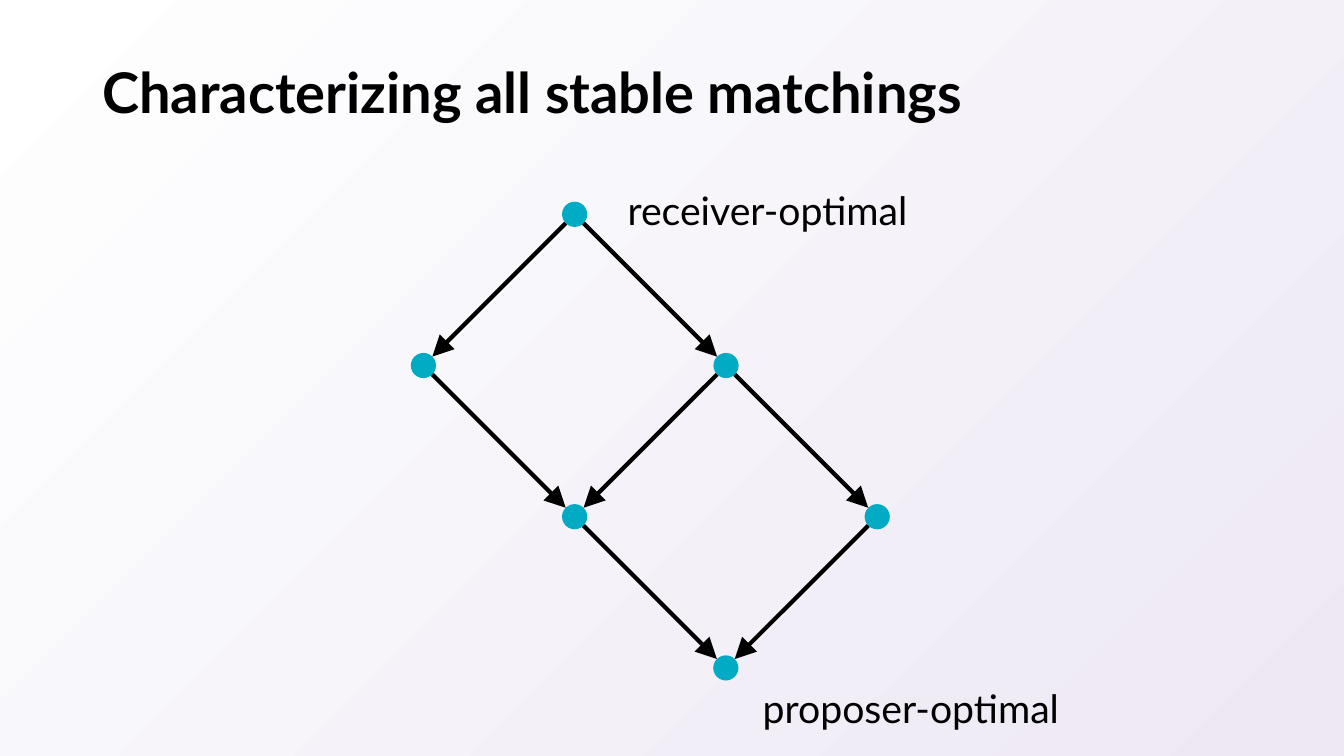
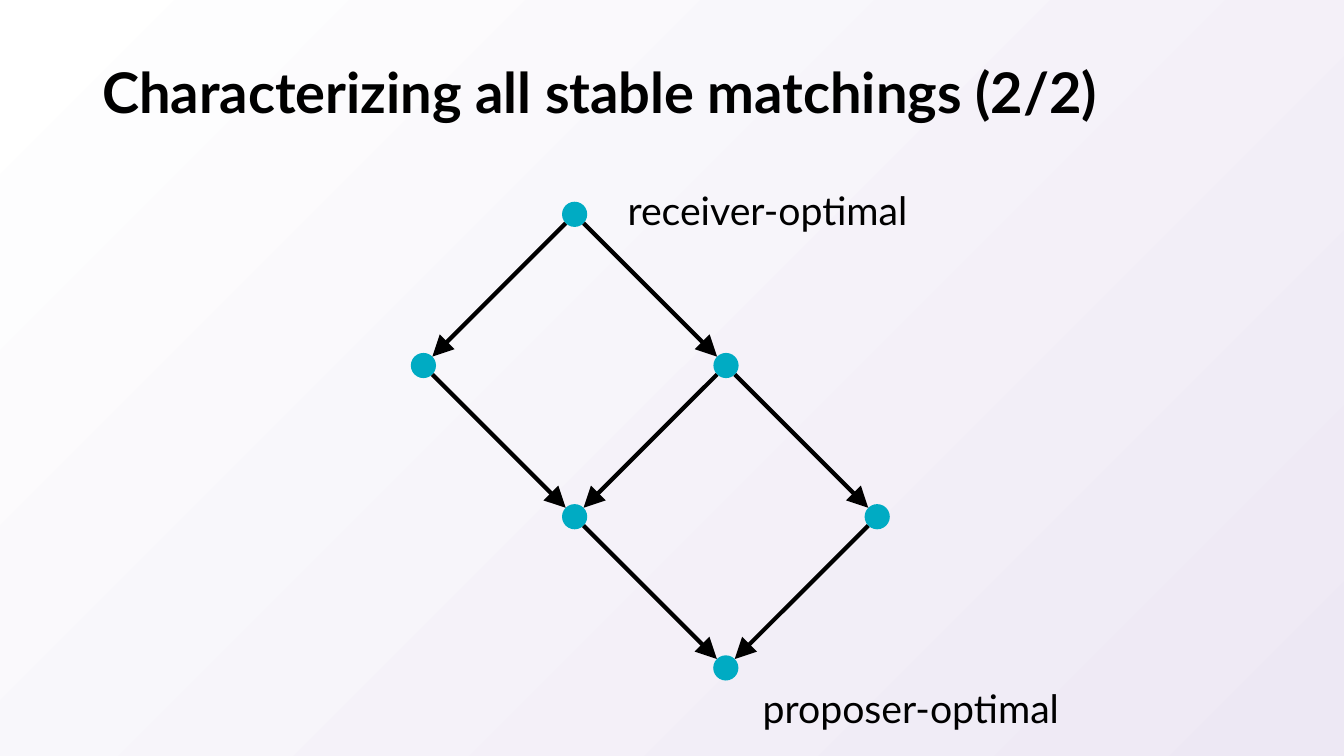
Before and after one commit to natebrunelle/cse417, a slide deck: slide 50 of markdown/files/slides/04.pptx (slide 49 before the commit). Drawn at 1344x756 pixels with LibreOffice and Linux fonts; fonts in the diff are those of the drawing. Boxes give left, top, right and bottom in pixels: in the first picture for what was removed or moved away, otherwise in the second. Text is boxed around its words. In the diff, an @@ line names an element or a change of style, - is before the commit and + after.

```diff
--- a/markdown/files/slides/04.pptx
+++ b/markdown/files/slides/04.pptx
@@ title at bbox=[102, 69, 1097, 123]: text changed @@
-Characterizing all stable matchings
+Characterizing all stable matchings (2/2)
```
Also in this commit, not shown: 35 other slides changed, 1 slide added, 4 other files.
